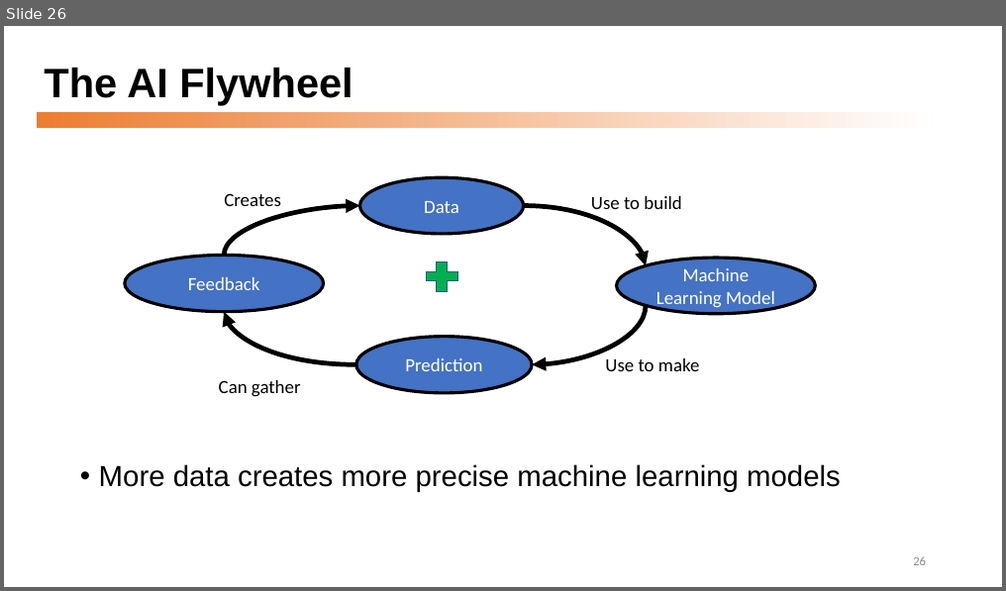
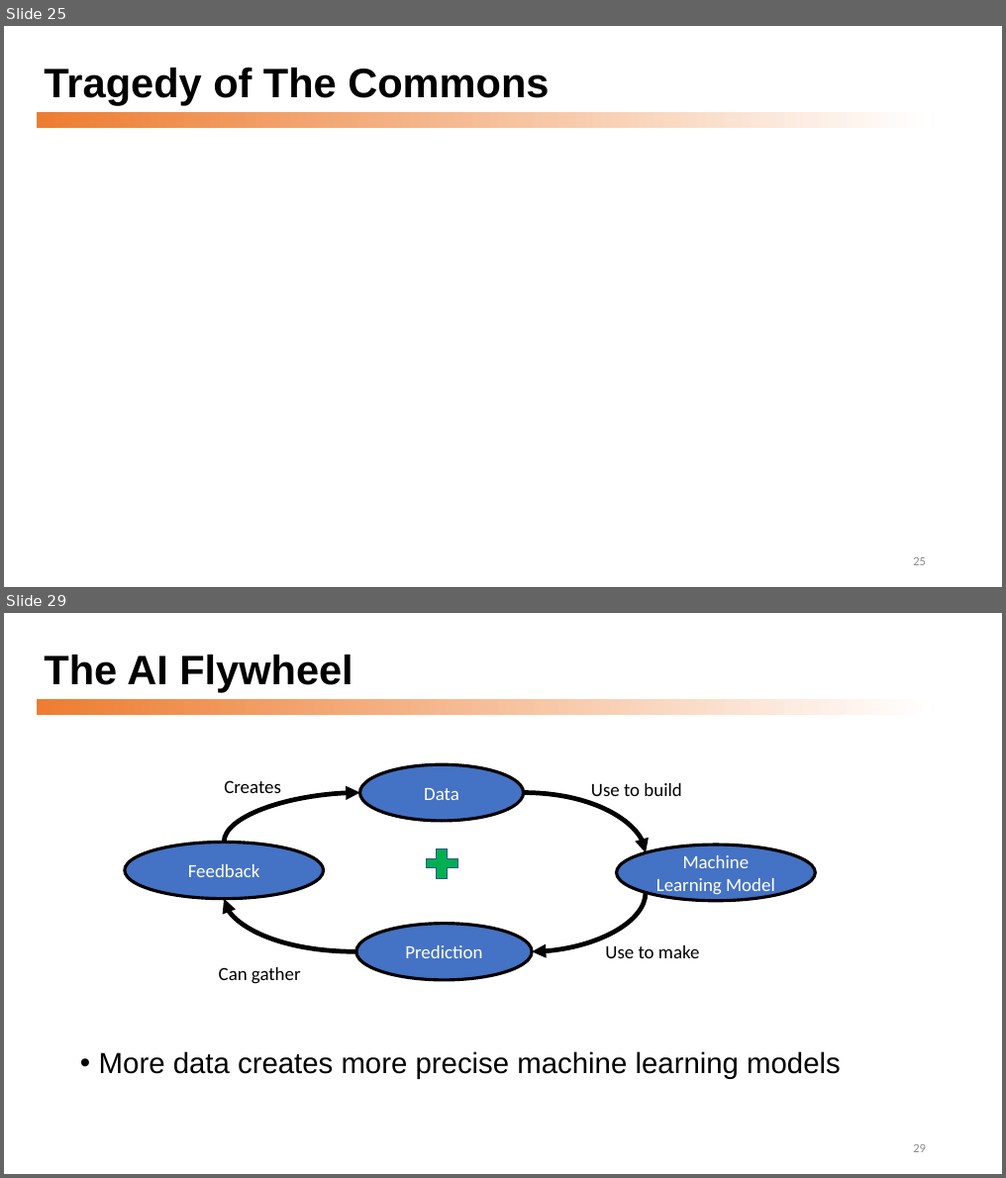
Before and after one commit to dmccreary/graph-systems-thinking, a slide deck: docs/presentations/Graph-Systems-Thinking-Half-Day-Workshop.pptx. Shown one above the other, each under a label of ours: slide 26 before the commit, slides 25 and 29 after it; the slides between them are not shown. The pictures are 1006x591 and 1006x1178 pixels, drawn with LibreOffice and Linux fonts; fonts in the diff are those of the drawing. Boxes give left, top, right and bottom in pixels: in the first picture for what was removed or moved away, otherwise in the second. Text is boxed around its words. In the diff, an @@ line names an element or a change of style, - is before the commit and + after.

```diff
--- a/docs/presentations/Graph-Systems-Thinking-Half-Day-Workshop.pptx
+++ b/docs/presentations/Graph-Systems-Thinking-Half-Day-Workshop.pptx
@@ slide 25 added at (x1=4, y1=26, x2=1002, y2=587), background #FFFFFF; not listed: 1 template element that a slide beside it also shows @@
@@ title added at (x1=44, y1=68, x2=548, y2=105), 39.6 pt, text #000000, bold @@
+Tragedy of The Commons
@@ page number added at (x1=913, y1=558, x2=926, y2=566), 12 pt, text #8C8C8C @@
+25
@@ what was slide 26 is now slide 29 @@
@@ page number at (x1=913, y1=1145, x2=926, y2=1153): text changed @@
-26
+29
```
Also in this commit, not shown: 2 slides changed, 3 other slides added, 1 slide removed.
